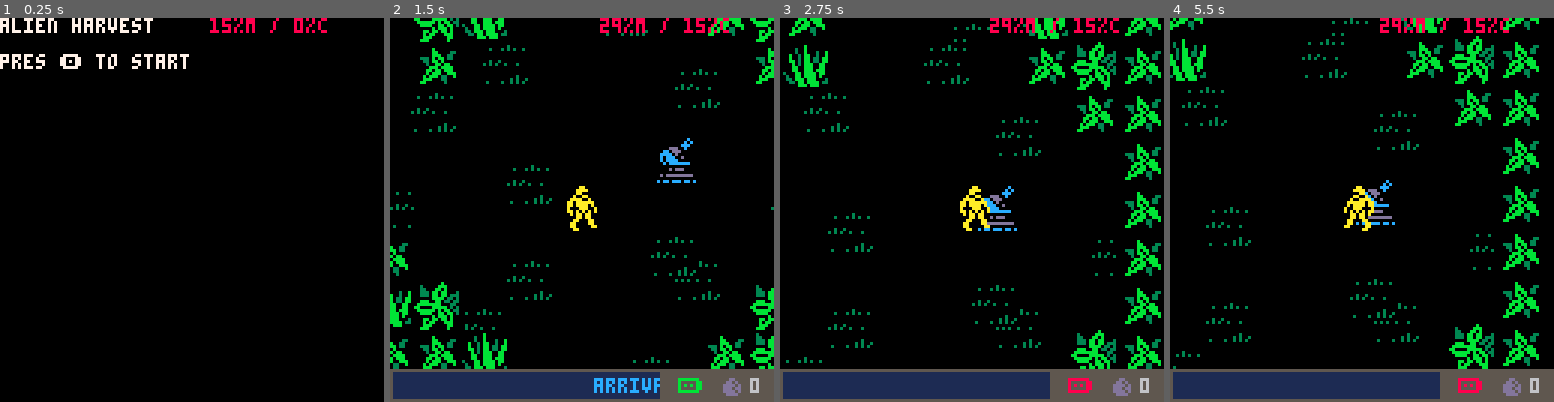
Above: before the commit, frames 1-4 (left to right).
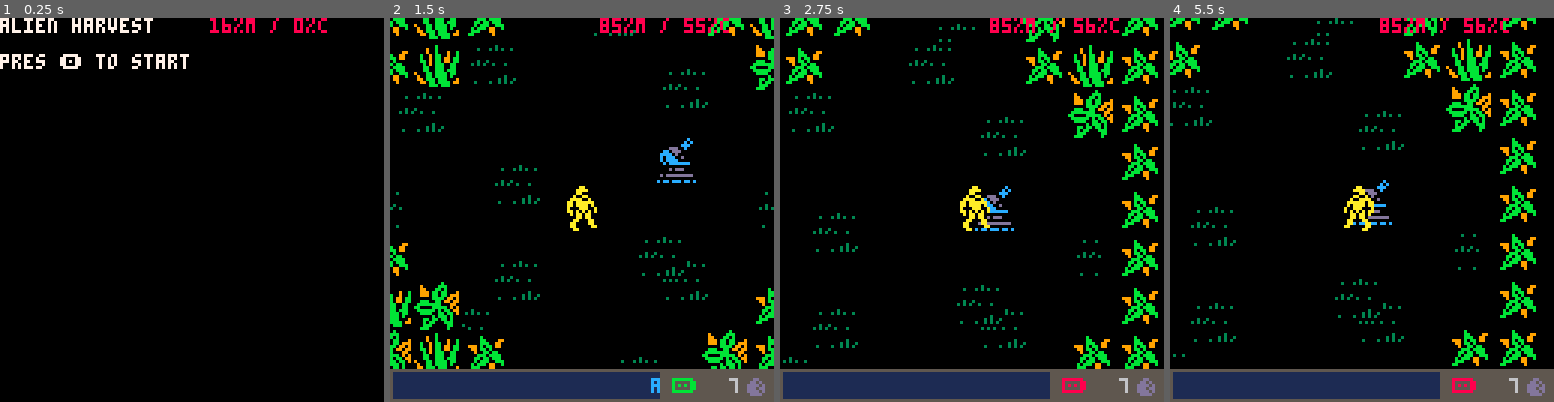
Above: after the commit, the same moments.

Repository: morningtoast/pico8-alien
Game: PICO-8 cartridge ripley.p8
Two runs of this game, one before a commit and one after it. Both use one fixed random seed, a clock stepped at 60 frames per second and the inputs below.
Inputs:
- Up to frame 1 (0.25 s): no input
- Up to frame 2 (1.5 s): tap X (X key) at 0.33, 1.07 s; tap O (Z key) at 0.7 s
- Up to frame 3 (2.75 s): hold Right 1.6-2.1 s; tap O (Z key) at 1.7, 2.1, 2.5 s; tap X (X key) at 1.85 s; hold Up 2.15-2.42 s; hold Right from 2.47 s (still down)
- Up to frame 4 (5.5 s): tap O (Z key) every 0.4 s from 2.9 to 5.3 s; tap X (X key) at 2.97, 4.08, 5.2 s; release Right at 3.03 s; hold Left 3.08-3.58 s; hold Down 3.63-3.97 s; hold Right 4.02-4.68 s; hold Up 4.73-5.03 s; hold Left from 5.08 s (still down)

The runs differ from the first frame. In frame 1, less than 0.1% of the frame differs, in the area x 57-61%, y 0-4%; in frame 2, 7.6%; in frame 3, 9.3%, in the area x 0-100%, y 0-99%; in frame 4, 8.9%.

Commit message:
Started finale level

Diff:
--- a/ripley.p8
+++ b/ripley.p8
@@ -119,7 +119,7 @@
 
 			if p_transport_t==sec(9) then
 				if eggs_collected>=20 then
-					victory_init()
+					finale_init()
 				else
 					nextlevel_init()
 				end
@@ -1334,12 +1334,12 @@
 
 	-- battery
 	if minimap_battery>0 then pal(11,8) end
-	spr(25, 96,120)
+	spr(25, 94,120)
 	pal()
 
 	 --egg count
-	spr(26, 110,119)
-	print(egg_count,120,120, 6)
+	spr(26, 118,119)
+	print(current_level.eggs, 113,120, 6)
 end
 
 
@@ -1392,7 +1392,7 @@
 
 
 
-	music(0)
+	--music(0)
 	cart(game_update,game_draw)
 end
 
@@ -1500,7 +1500,8 @@
 
 			if plot.occupant=="transport" then
 				if p_transport then
-					pal(13,11)
+					pal(13,8)
+					pal(12,8)
 				end
 
 				spr(12,px,py,2,2)
@@ -1593,18 +1594,21 @@
 	daysout+=1
 	p_transport=false
 
+	local colors={{3,4},{11,9},{11,4},{15,14}}
 
 	-- after level 5, maps are same always big, just new layout
 	if level_id>#levels then
 		local abc=split("a;b;c;d;e;f;g;h;i;j;k;l;m;n;o;p;q;r;s;t;u;w;v;y;z")
 		local name=rnd_table(abc)..rnd_table(abc).."-"..random(75,850)
-		local colors={{3,4},{11,9},{11,4},{15,14}}
 
 		current_level={name=name,w=6,h=6,bodies=10,eggs=5,eggtimer=45,aliens=6,snipers=6,colors=rnd_table(colors)}
 	else
 		current_level=levels[level_id]
 	end
 
+	if finale then
+		current_level={name="pco 8",w=6,h=5,bodies=10,eggs=7,eggtimer=25,aliens=6,snipers=6,colors=rnd_table(colors)}
+	end
 
 	local scanlinev=78
 	local scanlinev_dir=1
@@ -1613,13 +1617,6 @@
 	local t=31
 	local nums={}
 
-	local zonesize=max(current_level.w,current_level.h)
-	local zonetext="small"
-
-	if zonesize>3 then zonetext="medium" end
-	if zonesize>5 then zonetext="large" end
-
-
 	function nextlevel_update()
 		if btnzp or btnxp then
 			game_init()
@@ -1657,10 +1654,31 @@
 			numy+=8
 		end
 
-		--print("approaching planet\n\n"..current_level.name.."\n\n\ncalculating lower\norbit path vector\n\ncommence with\nlanding sequence\n\nscanning surface\nbio readings\n\n\n\npress \142 to confirm", 7,8, 11)
-		print("next planet: "..current_level.name.."\n\ndays out: "..daysout.."\n\nsearch zone: "..zonetext, 7,8, 7)
-		print("scans show "..current_level.eggs.." eggs\nand other life\nforms in range\n\n\npress \142 to start", 7,45, 7)
-
+		print("next planet: "..current_level.name, 7,8, 10)
+
+
+		if finale then
+			-- last level directions
+			spr(110, 5,18, 2,2)
+			print("find 3 bombs\nwait to arm", 24,18, 7)
+
+			spr(108, 5,41, 2,2)
+			print("find detonator\nto start timer",24,41, 7)
+
+			spr(12, 5,60, 2,2)
+			print("back to beacon\nto escape",24,61, 7)
+		else
+			-- normal directions
+			spr(14, 5,18, 2,2)
+			print("find alien eggs\n"..current_level.eggs.." detected", 24,22, 7)
+
+			spr(12, 5,41, 2,2)
+			print("stand on beacon\nwhen done",24,42, 7)
+		end
+
+
+
+		print("press \142 to start",7,85, 7)
 		print("cargo: "..eggs_collected.."/20",7,100,7)
 
 		local iconx=5
@@ -1668,7 +1686,7 @@
 
 		for n=1,20 do
 
-			if n<eggs_collected then pal(13,10) else pal(13,5) end
+			if n<=eggs_collected then pal(13,10) else pal(13,5) end
 			spr(26,iconx,icony,1,1)
 			iconx+=8
 
@@ -1719,7 +1737,7 @@
 
 	function story_update()
 		if (btnxp or btnzp) or (gt>sec(15)) then
-			attract=help_init;
+			abstract=help_init
 			title_init()
 		end
 
@@ -1732,7 +1750,7 @@
 	end
 
 	function story_draw()
-		print("dylan burke is finishing the\njob his father failed\nto finish on lv-426.\n\nyou know what that means and you\nmust stop him.\n\nthanks to some old friends\nstill within the company, you\nknow where he's heading.\n\nYou must travel to each planet\nand collect alien eggs before\nburke can get to them.",0,0,6)
+		print("dylan burke is finishing the\njob his father failed to finish\non lv-426.\n\nyou know what that means and you\nmust stop him.\n\nthanks to some old friends\nstill within the company, you\nknow where he's heading.\n\nyou must travel to each planet\nand collect alien eggs before\nburke can get to them, then\ndestroy them all.", 1,5, 6)
 		palt(2,true)
 		spr(lspr,sx,105,2,2)
 		if sx<90 then spr(9,90,110,2,1) end
@@ -1746,34 +1764,36 @@
 
 
 -- #help
-help_init=function() --must be var for use in attract modes
+help_init=function(nextinit) --must be var for use in attract modes
 	function help_update()
 		if (btnxp or btnzp) or (gt>sec(15)) then
-			attract=story_init;
-			title_init()
+			abstract=story_init
+			nextinit()
 		end
 	end
 
 	function help_draw()
 		-- left side
-		spr(14,8,8,2,2)
-		print("find & collect\nalien eggs",26,8,7)
-
-		spr(9,8,48,2,2)
-		print("search bodies to\nequip weapon",26,48,7)
-
-		spr(12,8,28,2,2)
-		print("stand on beacon\nto call dropship",26,28,7)
-
-		print("press \142 for map scan\n\npress \151 to use equipped weapon", 8,68, 7)
+		palt(2,true)
+		spr(14, 1,2, 2,2)
+		print("find and collect alien\neggs before they hatch", 22,6, 7)
+
+		spr(9, 1,25, 2,1)
+		print("search bodies to\nequip weapon",22, 24,7)
+
+		spr(12, 1,41, 2,2)
+		print("stand on beacon to call\ndropship when done",22,42, 7)
+
+		print("press \142 for map scan\n\npress \151 to use weapon", 22,62, 7)
 
 
 		-- right side
-		print("avoid aliens", 64,8, 8)
-		spr(160, 64,18, 2,2)    spr(128, 82,18, 2,2)
-		spr(42, 64,36, 2,2)
-
-		print("eggs hatch after time.\n\nsmall aliens look for\nbodies to grow.", 64,60, 8)
+		print("avoid aliens", 22,88, 8)
+
+		spr(160, 22,94, 2,2)
+		spr(128, 42,97, 2,2)
+		spr(42, 65,97, 2,2)
+		pal()
 	end
 
 	cart(help_update, help_draw)
@@ -1782,12 +1802,30 @@
 
 
 
+-- #finale
+function finale_init()
+	finale=true
+
+	function finale_story()
+		print("story about having all the eggs", 1,1, 7)
+
+		if btnzp or btnxp then
+			nextlevel_init()
+		end
+	end
+
+
+	cart(ef, finale_story)
+end
+
 
 -- #title
-attract=story_init;
+abstract=story_init
 function title_init()
+	finale=true
+	nextinit=title_init
 	level_id=0
-	eggs_collected=0 --total eggs collected by player for game session
+	eggs_collected=20 --total eggs collected by player for game session
 	daysout=0
 	level_grid={}
 	level_list={}
@@ -1811,7 +1849,10 @@
 end
 
 function title_update()
-	if btnxp or btnzp then nextlevel_init()	end
+	if btnxp or btnzp then
+		--help_init(nextlevel_init)
+		nextlevel_init()
+	end
 
 	if gt>sec(7) then abstract() end
 end
@@ -1877,6 +1917,8 @@
 	printh("\n\n=====new load================================================\n\n")
 
 	title_init()
+	--story_init()
+	--nextlevel_init()
 end
 
 function _update60()
@@ -2166,22 +2208,22 @@
 aa02222aaa2222220000000000000000000000000000000000000000000000000000000000000000000000000000000006666666605555000066666666055550
 0aa22222222222220000000000000000000000000000000000000000000000000000000000000000000000000000000006666666605555000006666666055500
 22222222222222220000000000000000000000000000000000000000000000000000000000000000000000000000000000066666605550000000006666050000
-222aa222222222a20000000000000000000000000000000000000000000000000000000000000000000000000000000000000000000000000000000000000000
-22aaaa2222222a220000000000000000000000000000000000000000000000000000000000000000000000000000000000000000000000000000000000000000
-22aa00222222a2220000000000000000000000000000000000000000000000000000000000000000000000000000000000000000000005550000000005555550
-2a00aa22222a22220000000000000000000000000000000000000000000000000000000000000000000000000000000005555500000555755000555055555500
-aa0000a222a222220000000000000000000000000000000000000000000000000000000000000000000000000000555555555550005555555505555555555550
-aaa0aa0aaa2222220000000000000000000000000000000000000000000000000000000000000000000000000055555557575555555575555555757575555500
-20aa00000a2222220000000000000000000000000000000000000000000000000000000000000000000000000000005555555555555555555555555555555550
-200aaaaaa22222220000000000000000000000000000000000000000000000000000000000000000000000000555555555557575555555575555555055555500
-2000000aa22222220000000000000000000000000000000000000000000000000000000000000000000000000005555555555555555555555500000055555550
-20aa00a0022222220000000000000000000000000000000000000000000000000000000000000000000000000000055555555555000000575500000005555000
-20a00a20022222220000000000000000000000000000000000000000000000000000000000000000000000000555550550555550000000555500000000000000
-20a2a22a022222220000000000000000000000000000000000000000000000000000000000000000000000000000000000000000000000055000000000000000
-2a02222aa22222220000000000000000000000000000000000000000000000000000000000000000000000000000000000000000000000055000000000000000
-aa02222aaa2222220000000000000000000000000000000000000000000000000000000000000000000000000000000000000000000000055500000000000000
-2aa22222222222220000000000000000000000000000000000000000000000000000000000000000000000000000000000000000000000055500000000000000
-22222222222222220000000000000000000000000000000000000000000000000000000000000000000000000000000000000000000000050000000000000000
+222aa222222222a200000000000000000000000000000000000000000000000000000000000000000000000000000000c00000000000c000000000cc00000000
+22aaaa2222222a22000000000000000000000000000000000000000000000000000000000000000000000000000000000cc0ccccc0cc000000000cccc0000000
+22aa00222222a222000000000000000000000000000000000000000000000000000000000000000000000000000000000ccc00000ccc000000000c1cc0000000
+2a00aa22222a22220000000000000000000000000000000000000000000000000000000000000000000000000000000000c0000000c000000000cc1ccc000000
+aa0000a222a22222000000000000000000000000000000000000000000000000000000000000000000000000000000000c000101000c00000000c1cccc000000
+aaa0aa0aaa222222000000000000000000000000000000000000000000000000000000000000000000000000000000000c0010c0100c0000000cc1ccccc00000
+20aa00000a222222000000000000000000000000000000000000000000000000000000000000000000000000000000000c000c0c000c0000000c11111cc00000
+200aaaaaa2222222000000000000000000000000000000000000000000000000000000000000000000000000000000000c0010c0100c00000000cccccc000000
+2000000aa2222222000000000000000000000000000000000000000000000000000000000000000000000000000000000c000101000c00000b000c1cc0000000
+20aa00a0022222220000000000000000000000000000000000000000000000000000000000000000000000000000000000c0000000c00000b0000c1cc0000b00
+20a00a2002222222000000000000000000000000000000000000000000000000000000000000000000000000000000000ccc00000ccc00000b000c1cc000b000
+20a2a22a02222222000000000000000000000000000000000000000000000000000000000000000000000000000000000cc0ccccc0cc00000000c111cc000000
+2a02222aa222222200000000000000000000000000000000000000000000000000000000000000000000000000000000c00000000000c0000b000000b00b00b0
+aa02222aaa222222000000000000000000000000000000000000000000000000000000000000000000000000000000000000000000000000000b0b0000b00000
+2aa22222222222220000000000000000000000000000000000000000000000000000000000000000000000000000000000000000000000000000000000000000
+22222222222222220000000000000000000000000000000000000000000000000000000000000000000000000000000000000000000000000000000000000000
 22222222ddddd2220000000000000000000000000000000000000000000000000000000000000000000000000000000000000000000000000000000000000000
 2222222ddddddd220000000000000000000000000000000000000000000000000000000000000000000000000000000000000000000000000000000000000000
 222222d2000dd0d20000000000000000000000000000000000000000000000000000000000000000000000000000000000000000000000000000000000000000
Not shown, changed: sheet.png
